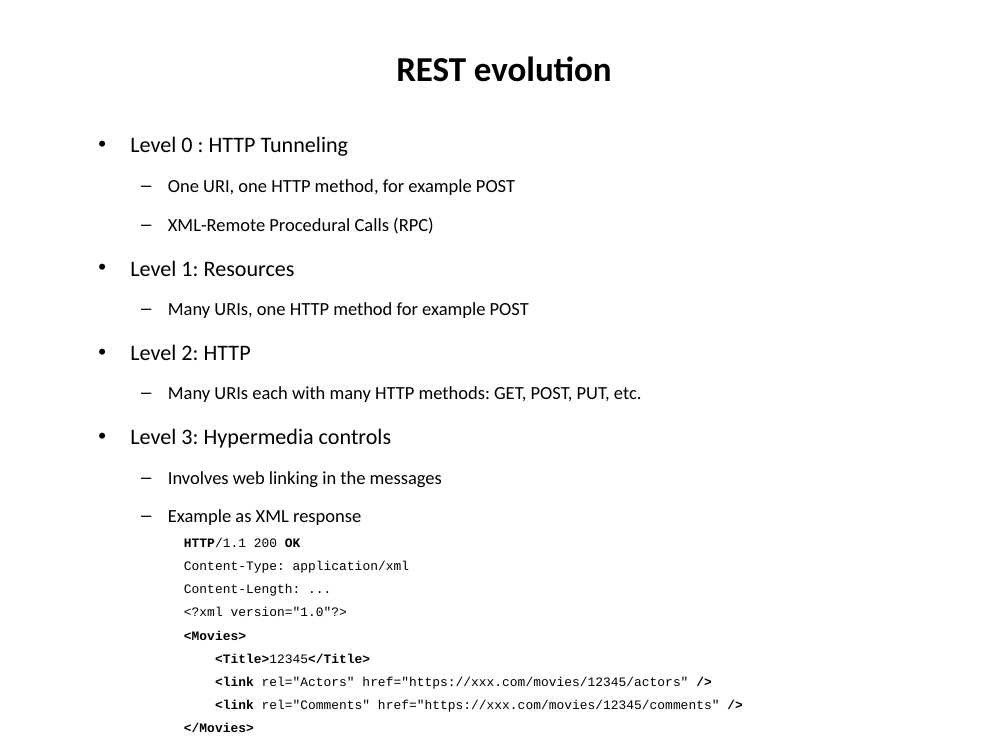
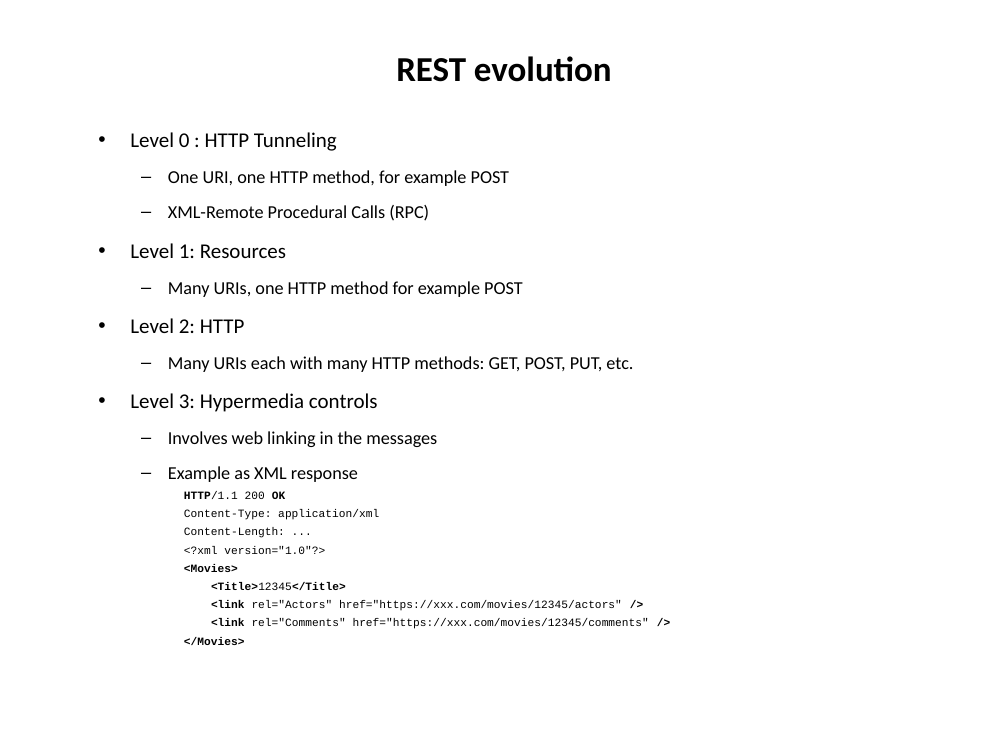
Before and after one commit to hogeschool/Development-5, a slide deck: slide 13 of Lectures/Lecture3/lesson 3.pptx. Drawn at 1008x756 pixels with LibreOffice and Linux fonts; fonts in the diff are those of the drawing. Boxes give left, top, right and bottom in pixels: in the first picture for what was removed or moved away, otherwise in the second. Text is boxed around its words. In the diff, an @@ line names an element or a change of style, - is before the commit and + after.

```diff
--- a/Lectures/Lecture3/lesson 3.pptx
+++ b/Lectures/Lecture3/lesson 3.pptx
@@ text "Level 0 : HTTP Tunneling" at bbox=[130, 132, 649, 645]: size 15.8 to 15 pt in "Level 0 : HTTP Tunneling", "Level 1: Resources", "Level 2: HTTP", "Level 3: Hypermedia controls"; size 13.2 to 13 pt in "One URI, one HTTP method, for example ...", "XML-Remote Procedural Calls (RPC)", "Many URIs, one HTTP method for example ...", "Many URIs each with many HTTP methods: ..." and 2 more places; size 9.2 to 8 pt in "HTTP/1.1 200 OK", "Content-Type: application/xml", "Content-Length: ...", "<?xml version="1.0"?>" and 5 more places; line spacing 1.5 to 1.36 @@
```
Also in this commit, not shown: 5 other slides changed.
